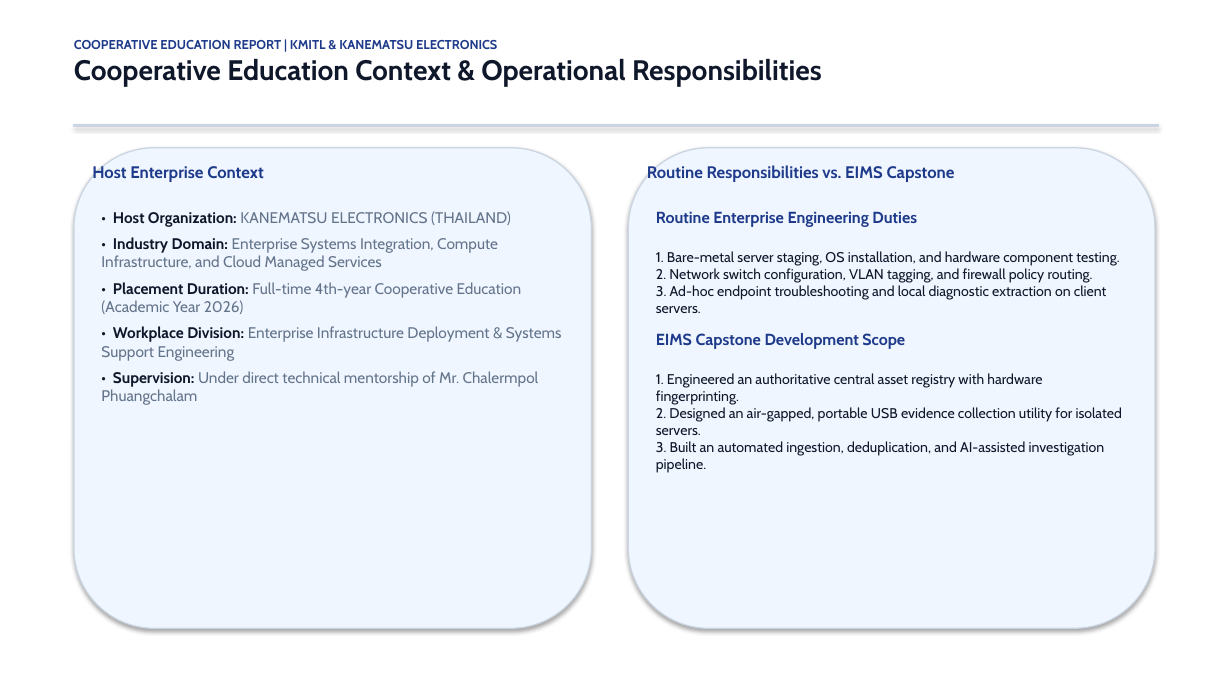
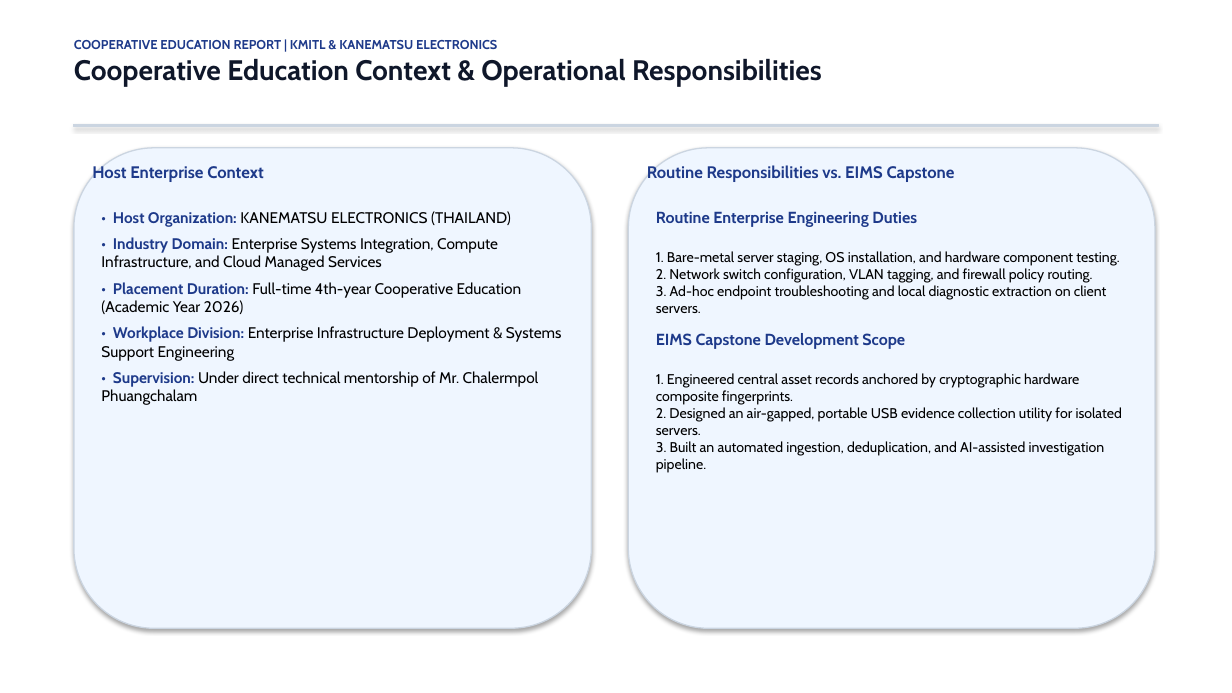
Before and after one commit to Ratthabhumi/EIMS, a slide deck: slide 2 of docs/presentation/EIMS_COOP_PRESENTATION_2026.pptx. Drawn at 1232x693 pixels with LibreOffice and Linux fonts; fonts in the diff are those of the drawing. Boxes give left, top, right and bottom in pixels: in the first picture for what was removed or moved away, otherwise in the second. Text is boxed around its words. In the diff, an @@ line names an element or a change of style, - is before the commit and + after.

```diff
--- a/docs/presentation/EIMS_COOP_PRESENTATION_2026.pptx
+++ b/docs/presentation/EIMS_COOP_PRESENTATION_2026.pptx
@@ text "• Host Organization: KANEMATSU ELECTRONICS ..." at bbox=[101, 211, 562, 405]: text colour #0F172A to #1E3A8A in "• Host Organization:", "• Industry Domain:", "• Placement Duration:", "• Workplace Division:" and 1 more places; text colour #64748B to #000000 in "KANEMATSU ELECTRONICS (THAILAND)", "Enterprise Systems Integration, Compute Infrastructure, and  ...", "Full-time 4th-year Cooperative Education (Academic Year 2026 ...", "Enterprise Infrastructure Deployment & Systems Support Engin ..." and 1 more places @@
@@ text at bbox=[656, 251, 1119, 313]: text colour #0F172A to #000000 in "1. Bare-metal server staging, OS installation, and ..." @@
@@ text at bbox=[656, 373, 1122, 473]: text changed; text colour #0F172A to #000000 @@
-1. Engineered an authoritative central asset registry with hardware fingerprinting.
-2. Designed an air-gapped, portable USB evidence collection utility for isolated servers.
-3. Built an automated ingestion, deduplication, and AI-assisted investigation pipeline.
+1. Engineered central asset records anchored by cryptographic hardware composite fingerprints.
+2. Designed an air-gapped, portable USB evidence collection utility for isolated servers.
+3. Built an automated ingestion, deduplication, and AI-assisted investigation pipeline.
```
Also in this commit, not shown: 14 other slides changed, 16 other files.
